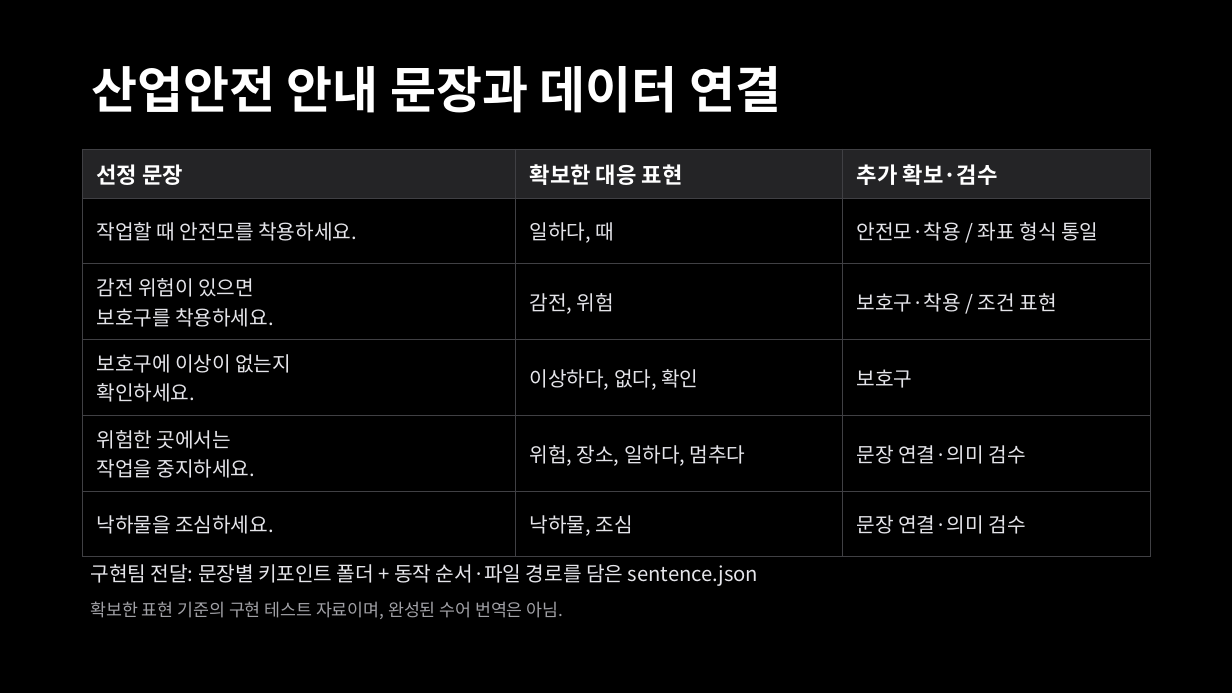
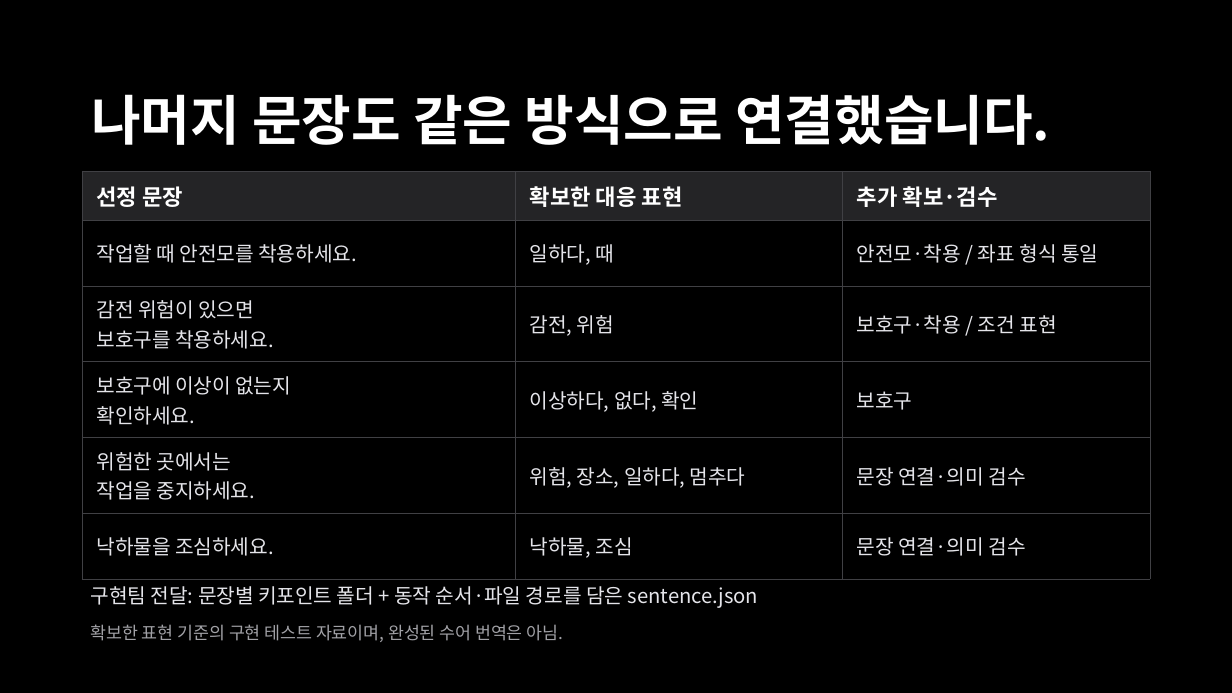
Before and after one commit to BioCode67/AI-service-project, a slide deck: slide 9 of 이음_추가.pptx. Drawn at 1232x693 pixels with LibreOffice and Linux fonts; fonts in the diff are those of the drawing. Boxes give left, top, right and bottom in pixels: in the first picture for what was removed or moved away, otherwise in the second. Text is boxed around its words. In the diff, an @@ line names an element or a change of style, - is before the commit and + after.

```diff
--- a/이음_추가.pptx
+++ b/이음_추가.pptx
@@ text at (91, 94, 1050, 145): text changed; size 39 to 42 pt @@
-산업안전 안내 문장과 데이터 연결
+나머지 문장도 같은 방식으로 연결했습니다.
@@ table: place and size @@
-table at (82, 149, 1151, 540)
+table at (82, 171, 1151, 562)
@@ text "구현팀 전달: 문장별 키포인트 폴더 ...": place and size @@
-text "구현팀 전달: 문장별 키포인트 폴더 ..." at (91, 564, 758, 586)
+text "구현팀 전달: 문장별 키포인트 폴더 ..." at (91, 586, 758, 608)
@@ text "확보한 표현 기준의 구현 테스트 ...": place and size @@
-text "확보한 표현 기준의 구현 테스트 ..." at (91, 601, 564, 619)
+text "확보한 표현 기준의 구현 테스트 ..." at (91, 624, 564, 642)
```
Also in this commit, not shown: 4 other slides changed, 1 other file.
